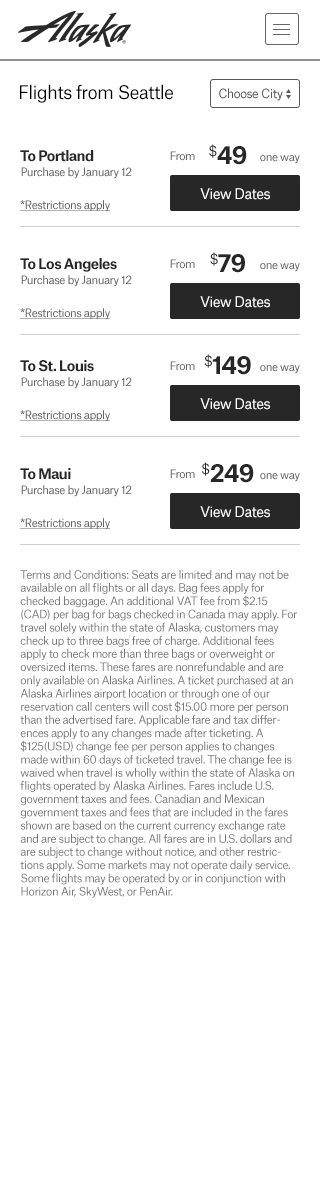
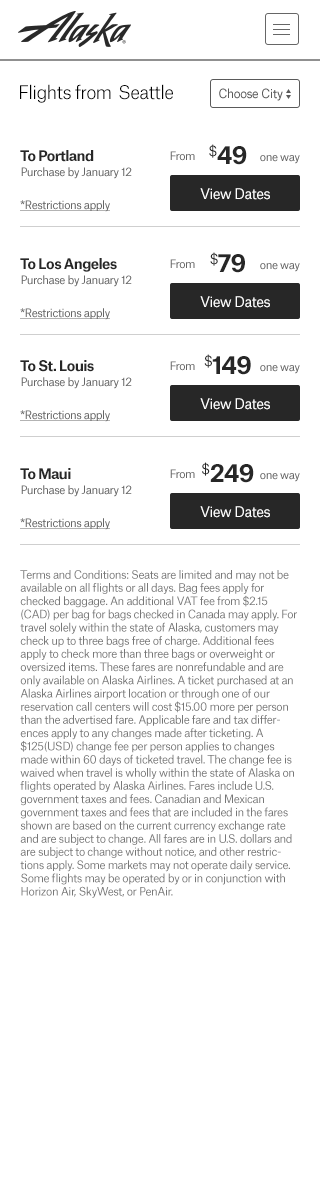
Comparing the layer stacks of the two 320 x 1200 images. Changes:
painted on "Seattle" over bbox(119, 84, 173, 100)
painted on "Flights from" over bbox(21, 84, 113, 103)
